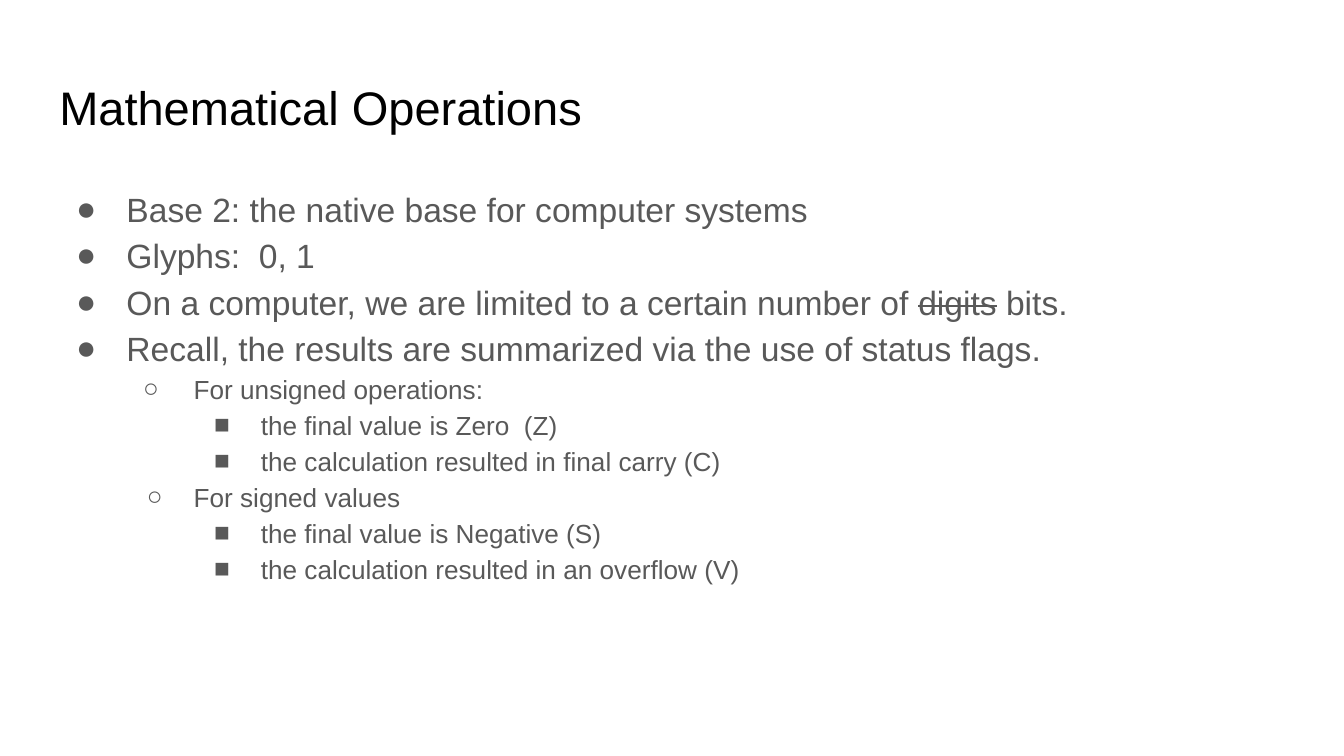
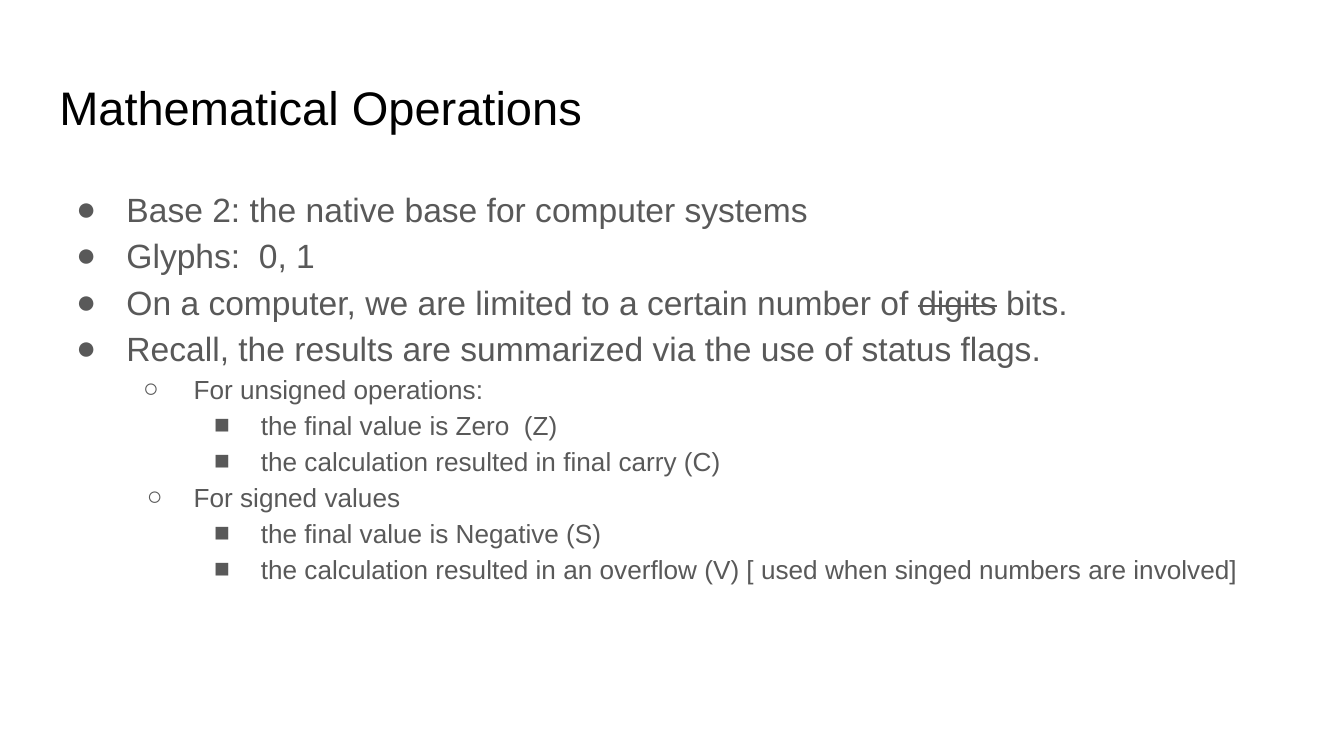
Before and after one commit to sgarcia0206/comp122-f23, a slide deck: slide 1 of format-encodings/slide_presentations/.hidden/base2-encoding-and-mathematical-operations.pptx. Drawn at 1344x756 pixels with LibreOffice and Linux fonts; fonts in the diff are those of the drawing. Boxes give left, top, right and bottom in pixels: in the first picture for what was removed or moved away, otherwise in the second. Text is boxed around its words. In the diff, an @@ line names an element or a change of style, - is before the commit and + after.

```diff
--- a/format-encodings/slide_presentations/.hidden/base2-encoding-and-mathematical-operations.pptx
+++ b/format-encodings/slide_presentations/.hidden/base2-encoding-and-mathematical-operations.pptx
@@ text at (x1=261, y1=560, x2=1236, y2=585): text changed @@
-    ■ the calculation resulted in an overflow (V)
+    ■ the calculation resulted in an overflow (V) [ used when singed numbers are involved]
```
Also in this commit, not shown: 7 other slides changed, 2 other files.
